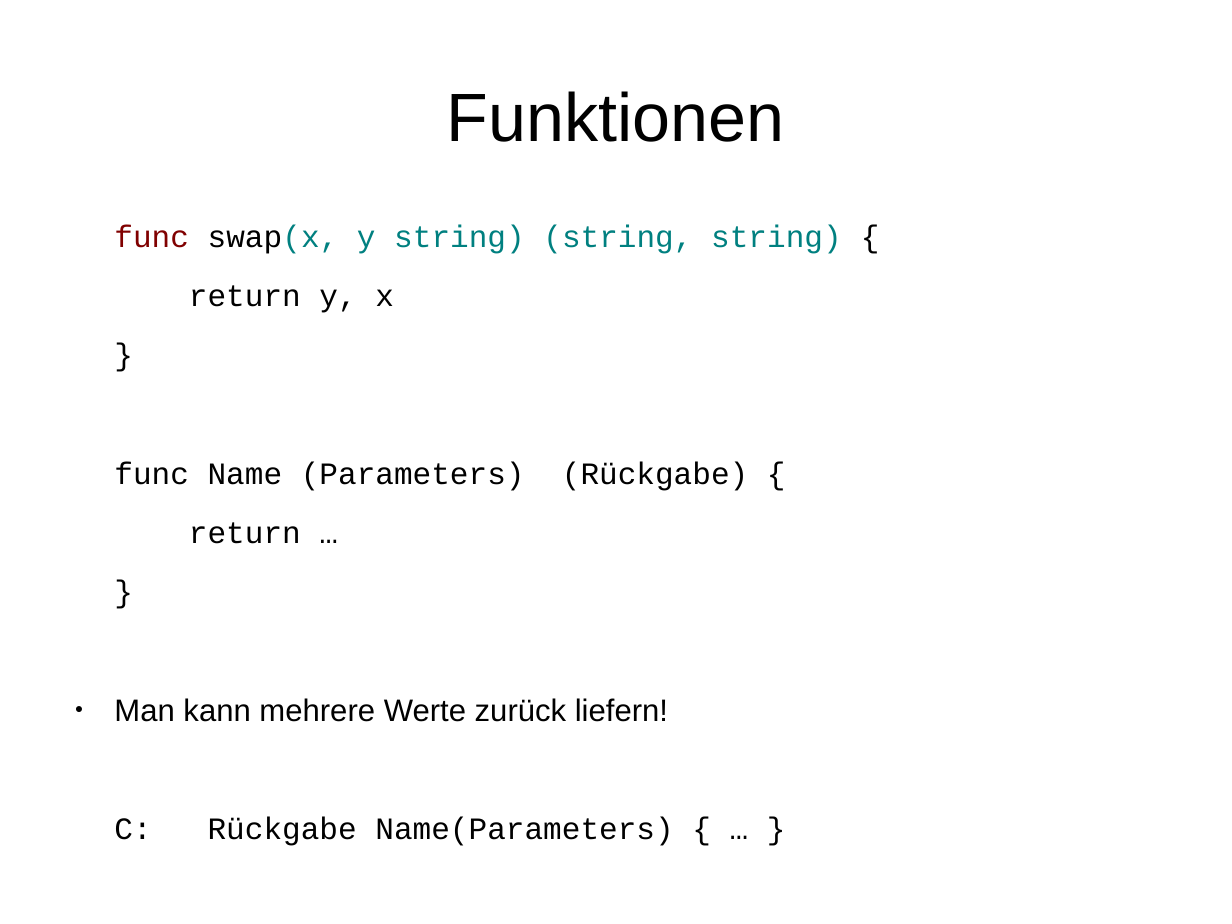
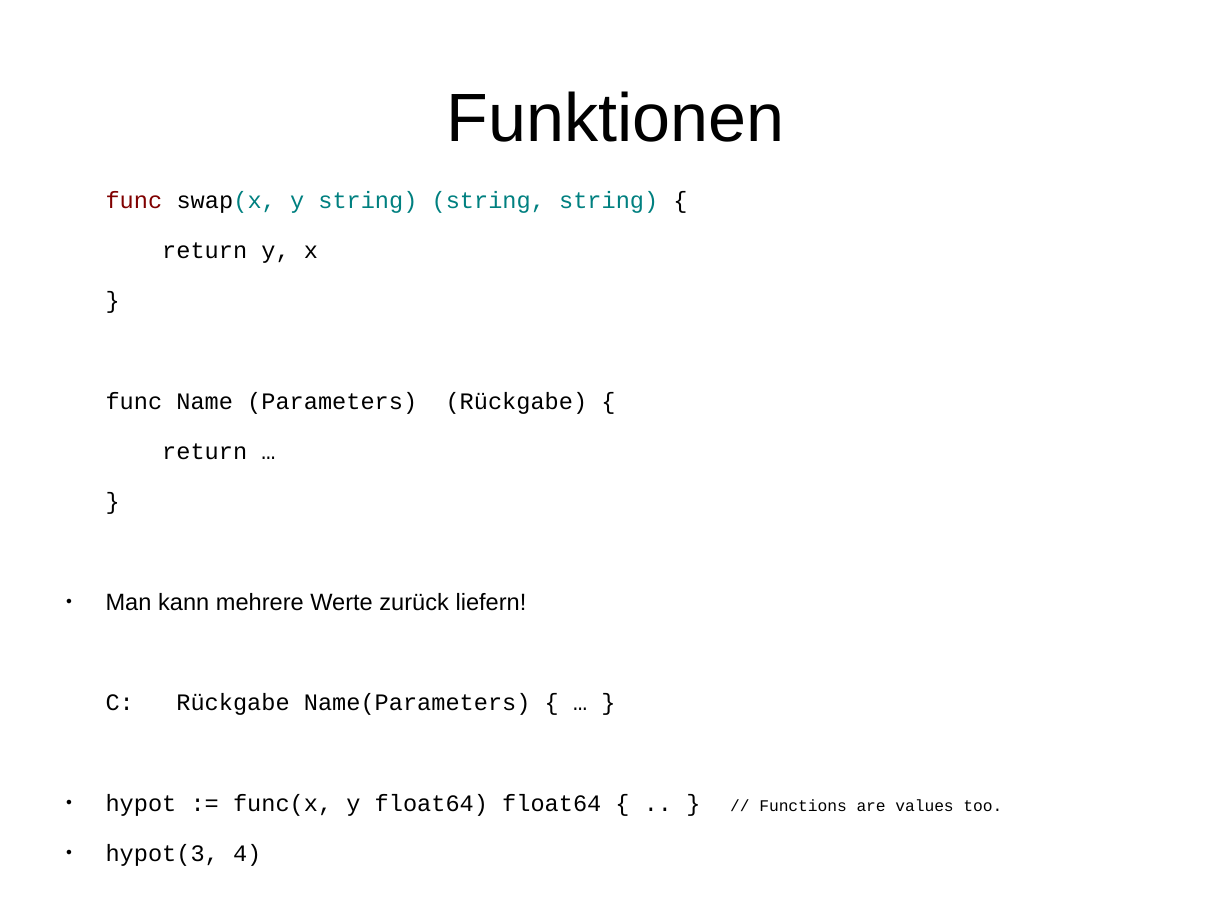
Before and after one commit to rayank77b/smallStuffs, a slide deck: slide 15 of programmierung/vortrag/golang.odp. Drawn at 1232x924 pixels with LibreOffice and Linux fonts; fonts in the diff are those of the drawing. Boxes give left, top, right and bottom in pixels: in the first picture for what was removed or moved away, otherwise in the second. Text is boxed around its words. In the diff, an @@ line names an element or a change of style, - is before the commit and + after.

```diff
--- a/programmierung/vortrag/golang.odp
+++ b/programmierung/vortrag/golang.odp
@@ text "func swap(x, y string) (string, ...": place and size @@
-text "func swap(x, y string) (string, ..." at bbox=[114, 224, 842, 846]
+text "func swap(x, y string) (string, ..." at bbox=[106, 191, 1002, 816]
@@ text at bbox=[106, 191, 658, 715]: size 20 to 15.2 pt in "func swap(x, y string) (string, string) {", "return y, x", "}", "func Name (Parameters) (Rückgabe) {" and 4 more places @@
@@ text at bbox=[106, 794, 1002, 816]: paragraphs added @@
+● hypot := func(x, y float64) float64 { .. } // Functions are values too.
+● hypot(3, 4)
```
Also in this commit, not shown: 2 other slides changed, 9 slides added, 2 slides removed.
